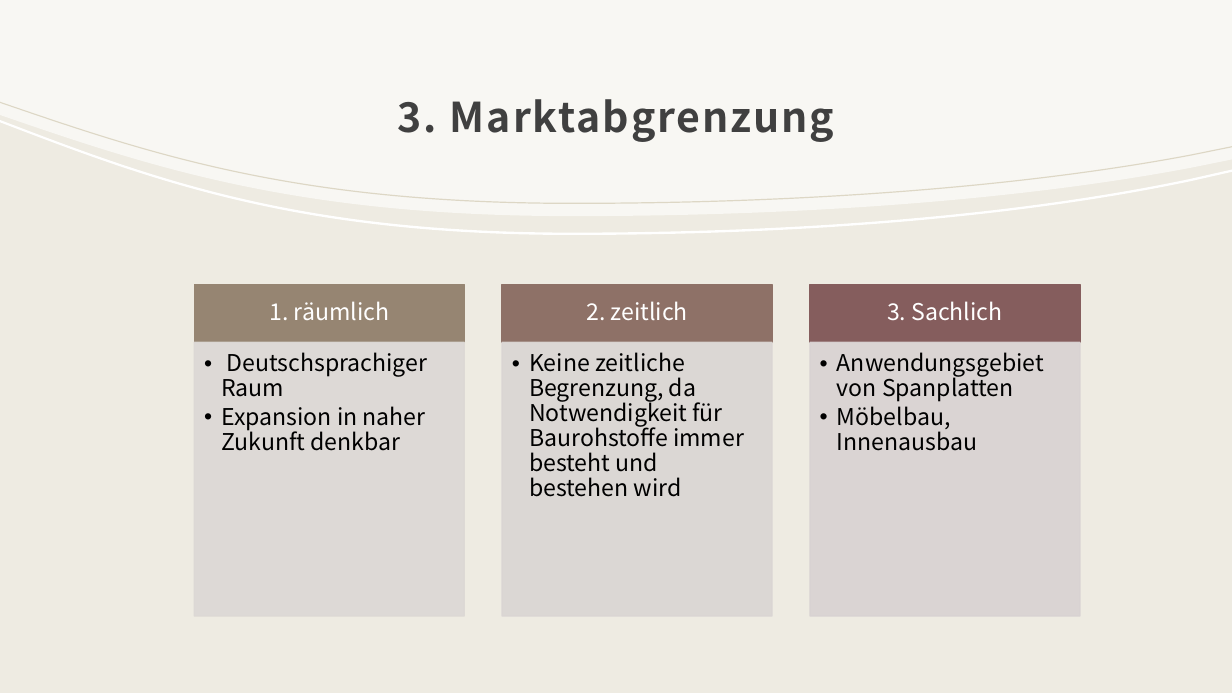
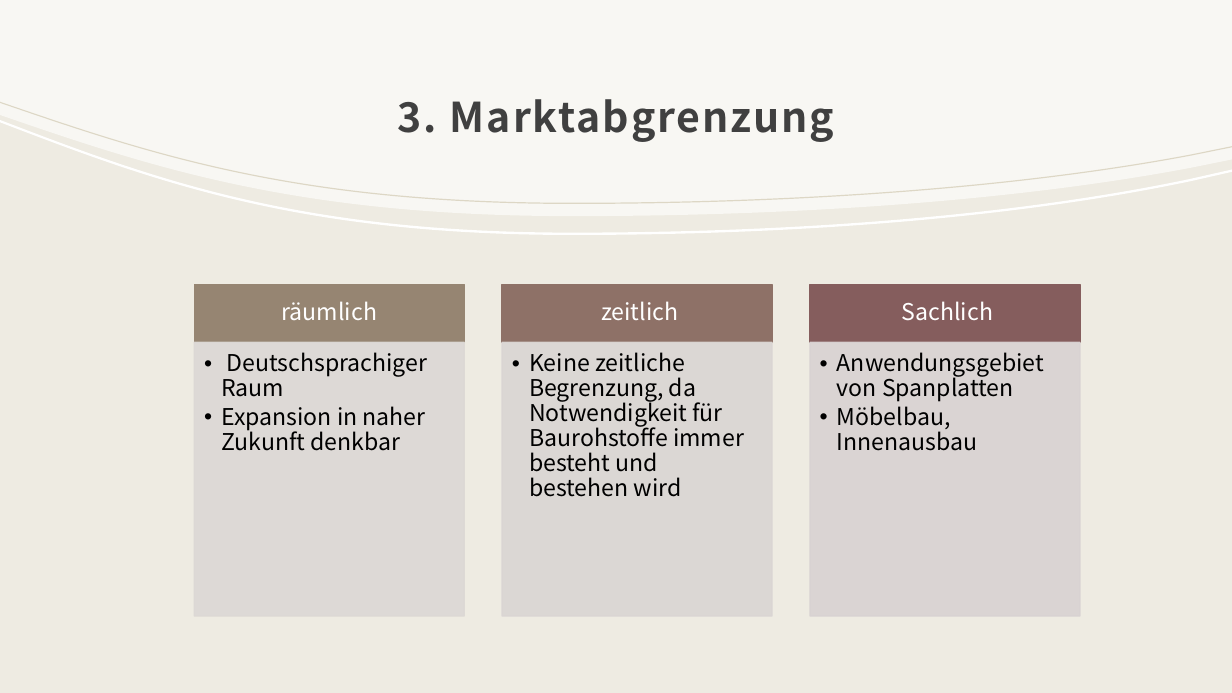
Before and after one commit to therealossi/Marketing, a slide deck: slide 6 of Teil2/Teil2.pptx. Drawn at 1232x693 pixels with LibreOffice and Linux fonts; fonts in the diff are those of the drawing. Boxes give left, top, right and bottom in pixels: in the first picture for what was removed or moved away, otherwise in the second. Text is boxed around its words. In the diff, an @@ line names an element or a change of style, - is before the commit and + after.

```diff
--- a/Teil2/Teil2.pptx
+++ b/Teil2/Teil2.pptx
@@ text at (282,301,377,320): text changed @@
-1. räumlich
+räumlich
@@ text at (601,301,678,320): text changed @@
-2. zeitlich
+zeitlich
@@ text at (902,301,993,321): text changed @@
-3. Sachlich
+Sachlich
```
Also in this commit, not shown: 2 other slides changed, 2 slides added, 1 slide removed, 7 other files.
